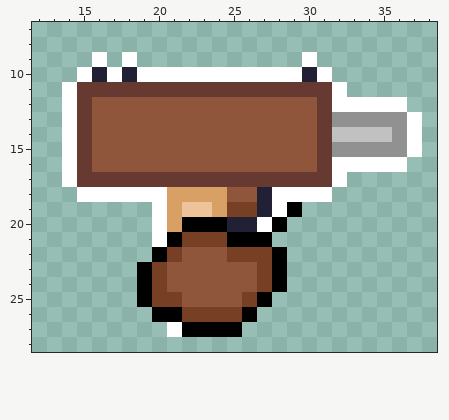
File history of a pixel-art file, Assets/Resources/Sprites/SGN Sprites/Weapons/SMGWithHands.ase. The picture above was drawn from the file before the commit.
48x32 pixels, 1 frame. Shown: x 12..38, y 7..28.
After the commit:
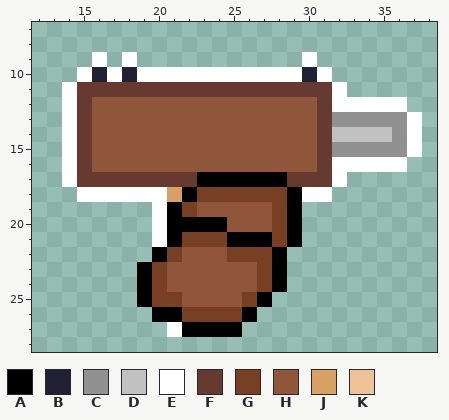
Palette (. is transparent): A #000000  B #222034  C #919191  D #c1c1c1  E #ffffff  F #663931  G #774025  H #8f563b  J #d9a066  K #eec39a
Changes in this commit:
y 17: x 23..28 FFFFFF -> AAAAAA
y 18: x 22..29 JJJHHBEE -> AGGGGGGA
y 19: x 21..28 JKKJGGBE -> AGHHHHHG
y 20: x 21 J -> A; x 25..29 BBEA. -> HHHGA
y 21: x 28..29 .. -> GA
Where, in picture pixels (left, top, right, bottom), the same in both pictures:
changed: (167, 172, 302, 247)
